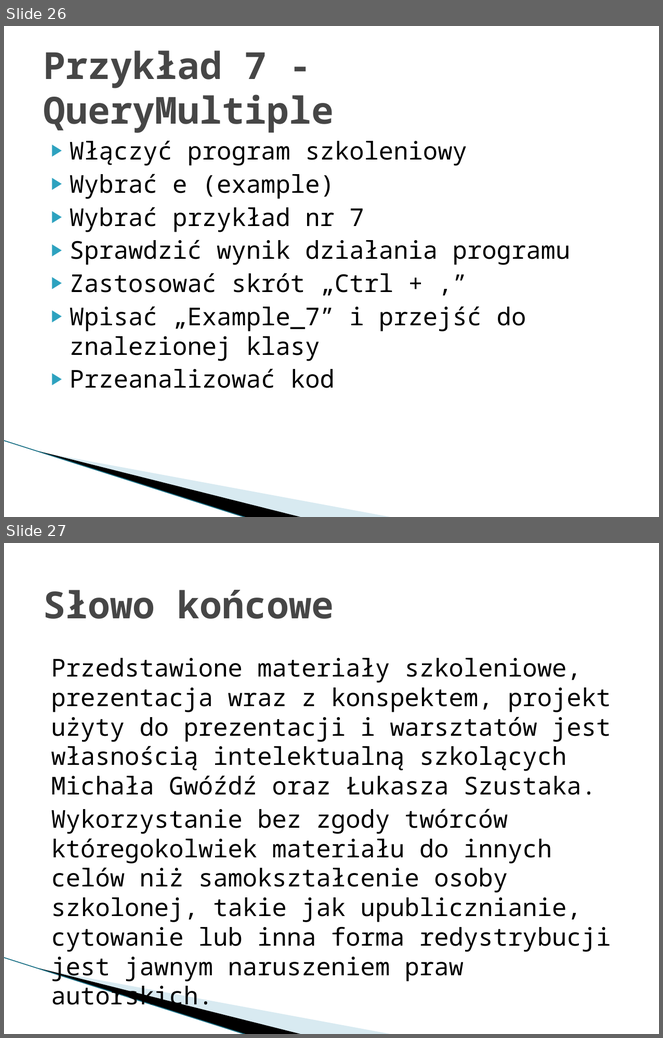
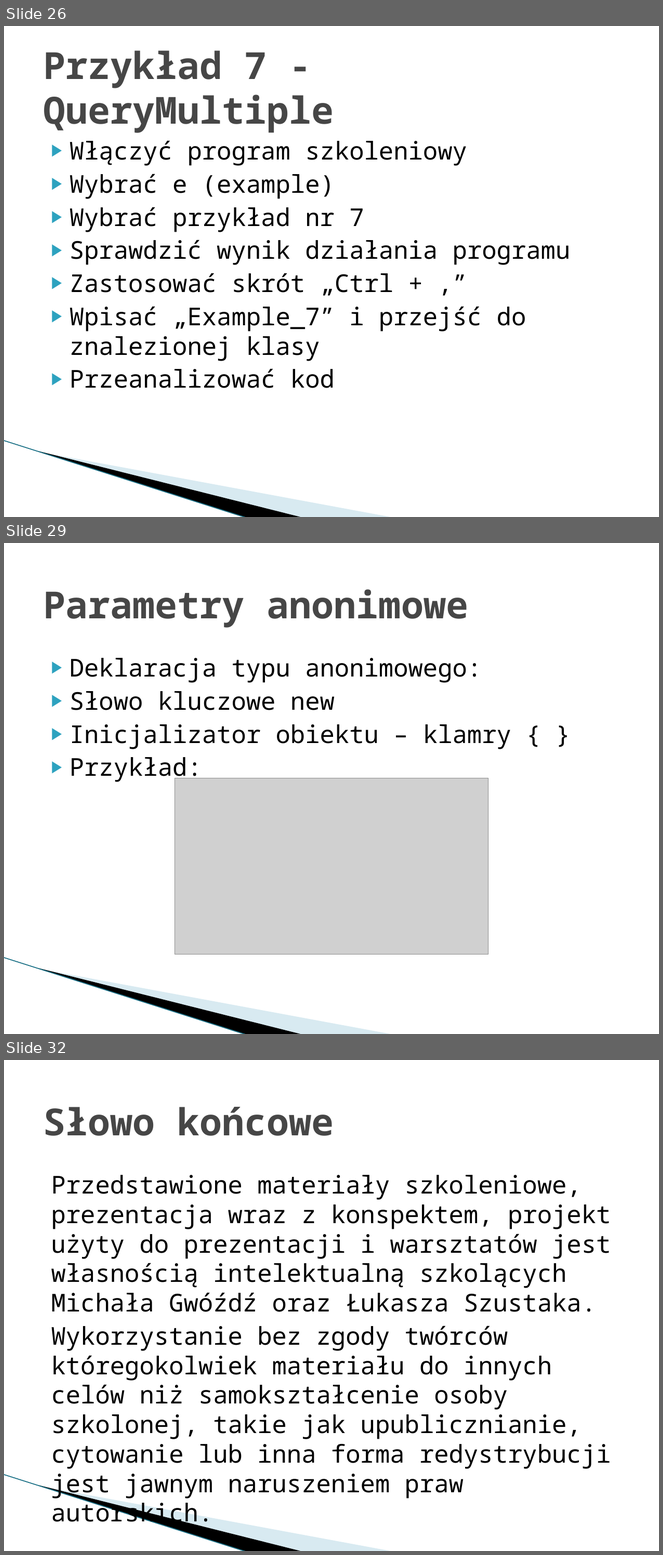
Before and after one commit to mietghar/Dapper_Workshop, a slide deck: Files/Szkolenie warsztatowe Dapper.pptx. Shown one above the other, each under a label of ours: slides 26 and 27 before the commit, slides 26, 29 and 32 after it; the slides between them are not shown. The pictures are 663x1038 and 663x1555 pixels, drawn with LibreOffice and Linux fonts; fonts in the diff are those of the drawing; grey boxes stand for pictures; background and template pictures are left out. Boxes give left, top, right and bottom in pixels: in the first picture for what was removed or moved away, otherwise in the second. Text is boxed around its words. In the diff, an @@ line names an element or a change of style, - is before the commit and + after.

```diff
--- a/Files/Szkolenie warsztatowe Dapper.pptx
+++ b/Files/Szkolenie warsztatowe Dapper.pptx
@@ slide 29 added at [4, 543, 659, 1034], background #FFFFFF; not listed: 3 template elements that a slide beside it also shows @@
@@ title added at [43, 589, 468, 628], 41 pt, text #464646, bold @@
+Parametry anonimowe
@@ text added at [70, 658, 512, 782], 27 pt, text #000000 @@
+▶ Deklaracja typu anonimowego:
+▶ Słowo kluczowe new
+▶ Inicjalizator obiektu – klamry { }
+▶ Przykład:
@@ picture added at [175, 778, 488, 954] @@
@@ what was slide 27 is now slide 32 @@
```
Also in this commit, not shown: 1 slide changed, 4 other slides added.
